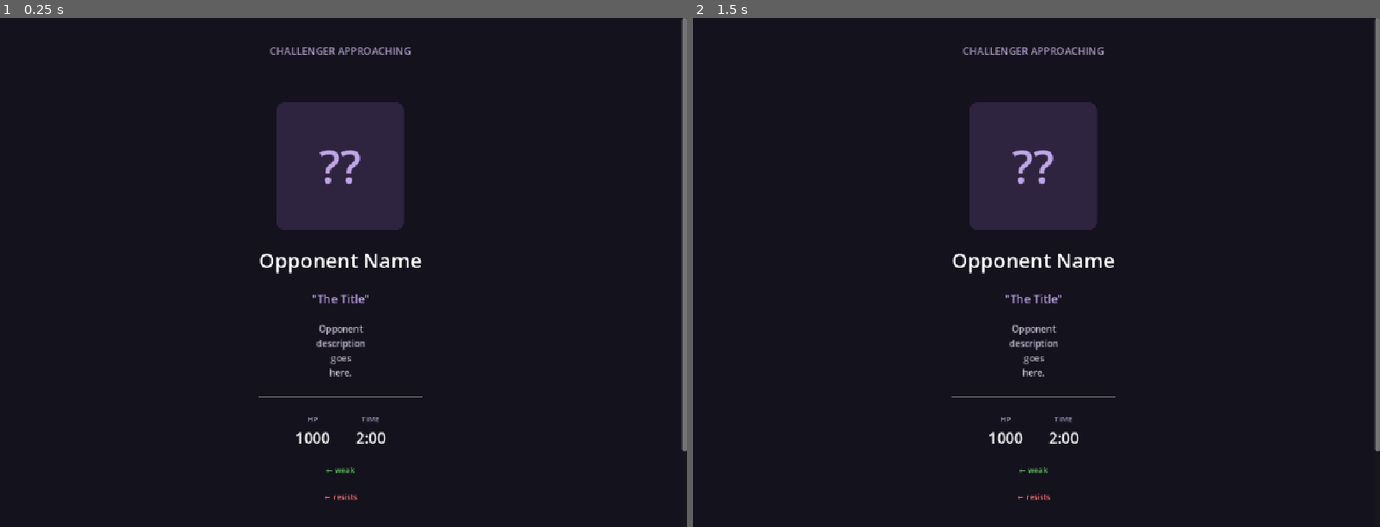
Above: before the commit, frames 1-2 (left to right).
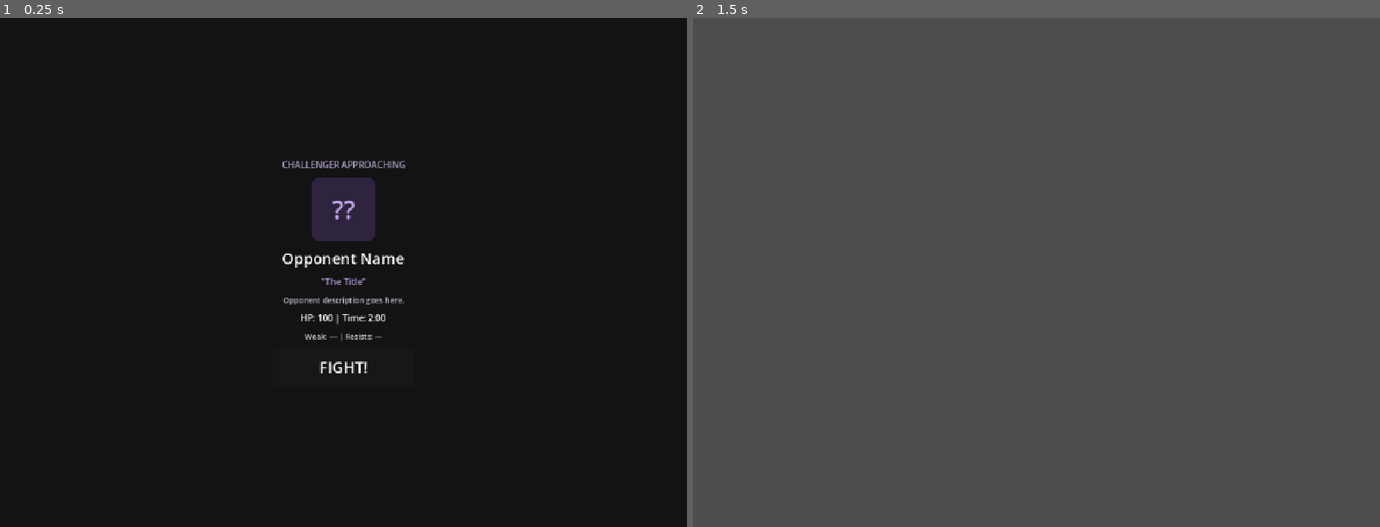
Above: after the commit, the same moments.

Repository: RastinAghighi/PerfumeFusion
Game: Godot game, scene res://scenes/ui/OpponentIntro.tscn
Two runs of this game, one before a commit and one after it. Both use one fixed random seed, a clock stepped at 60 frames per second and the inputs below. This scene is started directly instead of the project's main scene.
Inputs (mouse positions are in pixels of both pictures, inside the frame that each line leads up to):
- Up to frame 1 (0.25 s): no input
- Up to frame 2 (1.5 s): click (1036, 369) at 0.5 s, where only the run after the commit has a clickable "FIGHT!"; tap Enter at 1.25 s; move the mouse to (1187, 247) at 1.27 s; click (1187, 247) at 1.42 s

The runs differ from the first frame. In frame 1, 6.3% of the frame differs, in the area x 37-100%, y 0-95%; in frame 2, 100%, in the area x 0-100%, y 0-100%.

Commit message:
Opponent card info bug fix, finally

Diff:
--- a/scenes/ui/InfoCard.tscn
+++ b/scenes/ui/InfoCard.tscn
@@ -54,6 +54,7 @@
 grow_horizontal = 2
 grow_vertical = 2
 color = Color(0, 0, 0, 0.6)
+mouse_filter = 2
 
 [node name="Holder" type="Control" parent="."]
 anchors_preset = 15
@@ -61,7 +62,7 @@
 anchor_bottom = 1.0
 grow_horizontal = 2
 grow_vertical = 2
-mouse_filter = 2
+mouse_filter = 0
 
 [node name="Card" type="PanelContainer" parent="Holder"]
 custom_minimum_size = Vector2(720, 0)
--- a/scenes/ui/OpponentIntro.tscn
+++ b/scenes/ui/OpponentIntro.tscn
@@ -1,9 +1,6 @@
-[gd_scene load_steps=4 format=3]
+[gd_scene load_steps=3 format=3]
 
 [ext_resource type="Script" path="res://scripts/ui/OpponentIntro.gd" id="1_script"]
-
-[sub_resource type="StyleBoxFlat" id="StyleBoxFlat_bg"]
-bg_color = Color(0.04, 0.03, 0.08, 0.85)
 
 [sub_resource type="StyleBoxFlat" id="StyleBoxFlat_portrait"]
 bg_color = Color(0.18, 0.14, 0.25, 1)
@@ -19,176 +16,110 @@
 anchor_bottom = 1.0
 grow_horizontal = 2
 grow_vertical = 2
+mouse_filter = 2
 script = ExtResource("1_script")
 
-[node name="Background" type="Panel" parent="."]
+[node name="Background" type="ColorRect" parent="."]
 layout_mode = 1
 anchors_preset = 15
 anchor_right = 1.0
 anchor_bottom = 1.0
 grow_horizontal = 2
 grow_vertical = 2
-theme_override_styles/panel = SubResource("StyleBoxFlat_bg")
+color = Color(0, 0, 0, 0.75)
 
-[node name="ScrollContainer" type="ScrollContainer" parent="."]
+[node name="Center" type="CenterContainer" parent="."]
 layout_mode = 1
 anchors_preset = 15
 anchor_right = 1.0
 anchor_bottom = 1.0
 grow_horizontal = 2
 grow_vertical = 2
-horizontal_scroll_mode = 0
+mouse_filter = 2
 
-[node name="CenterMargin" type="MarginContainer" parent="ScrollContainer"]
+[node name="VBox" type="VBoxContainer" parent="Center"]
+custom_minimum_size = Vector2(420, 0)
 layout_mode = 2
-size_flags_horizontal = 3
-size_flags_vertical = 3
-theme_override_constants/margin_left = 30
-theme_override_constants/margin_right = 30
-theme_override_constants/margin_top = 40
-theme_override_constants/margin_bottom = 40
+mouse_filter = 2
+theme_override_constants/separation = 10
 
-[node name="Center" type="CenterContainer" parent="ScrollContainer/CenterMargin"]
+[node name="ChallLabel" type="Label" parent="Center/VBox"]
 layout_mode = 2
-size_flags_horizontal = 3
-size_flags_vertical = 3
-
-[node name="VBox" type="VBoxContainer" parent="ScrollContainer/CenterMargin/Center"]
-layout_mode = 2
-theme_override_constants/separation = 25
-
-[node name="ChallLabel" type="Label" parent="ScrollContainer/CenterMargin/Center/VBox"]
-layout_mode = 2
+mouse_filter = 2
 theme_override_colors/font_color = Color(0.65, 0.6, 0.75, 1)
-theme_override_font_sizes/font_size = 16
+theme_override_font_sizes/font_size = 14
 text = "CHALLENGER APPROACHING"
 horizontal_alignment = 1
 
-[node name="TopSpacer" type="Control" parent="ScrollContainer/CenterMargin/Center/VBox"]
-custom_minimum_size = Vector2(0, 20)
-layout_mode = 2
-
-[node name="Portrait" type="PanelContainer" parent="ScrollContainer/CenterMargin/Center/VBox"]
-custom_minimum_size = Vector2(200, 200)
+[node name="Portrait" type="PanelContainer" parent="Center/VBox"]
+custom_minimum_size = Vector2(100, 100)
 layout_mode = 2
 size_flags_horizontal = 4
+mouse_filter = 2
 theme_override_styles/panel = SubResource("StyleBoxFlat_portrait")
 
-[node name="InitialsLabel" type="Label" parent="ScrollContainer/CenterMargin/Center/VBox/Portrait"]
+[node name="InitialsLabel" type="Label" parent="Center/VBox/Portrait"]
 layout_mode = 2
+mouse_filter = 2
 theme_override_colors/font_color = Color(0.75, 0.65, 0.9, 1)
-theme_override_font_sizes/font_size = 72
+theme_override_font_sizes/font_size = 40
 text = "??"
 horizontal_alignment = 1
 vertical_alignment = 1
 
-[node name="NameLabel" type="Label" parent="ScrollContainer/CenterMargin/Center/VBox"]
+[node name="NameLabel" type="Label" parent="Center/VBox"]
 layout_mode = 2
+mouse_filter = 2
 theme_override_colors/font_color = Color(1, 1, 1, 1)
-theme_override_font_sizes/font_size = 32
+theme_override_font_sizes/font_size = 24
 text = "Opponent Name"
 horizontal_alignment = 1
 
-[node name="TitleLabel" type="Label" parent="ScrollContainer/CenterMargin/Center/VBox"]
+[node name="TitleLabel" type="Label" parent="Center/VBox"]
 layout_mode = 2
+mouse_filter = 2
 theme_override_colors/font_color = Color(0.7, 0.6, 0.85, 1)
-theme_override_font_sizes/font_size = 18
+theme_override_font_sizes/font_size = 14
 text = "\"The Title\""
 horizontal_alignment = 1
 
-[node name="DescLabel" type="Label" parent="ScrollContainer/CenterMargin/Center/VBox"]
-custom_minimum_size = Vector2(0, 0)
+[node name="DescLabel" type="Label" parent="Center/VBox"]
+custom_minimum_size = Vector2(420, 0)
 layout_mode = 2
 size_flags_horizontal = 4
+mouse_filter = 2
 theme_override_colors/font_color = Color(0.75, 0.72, 0.8, 1)
-theme_override_font_sizes/font_size = 14
+theme_override_font_sizes/font_size = 12
 text = "Opponent description goes here."
 horizontal_alignment = 1
 autowrap_mode = 2
+max_lines_visible = 2
 
-[node name="Separator" type="HSeparator" parent="ScrollContainer/CenterMargin/Center/VBox"]
+[node name="StatsLabel" type="Label" parent="Center/VBox"]
 layout_mode = 2
+mouse_filter = 2
+theme_override_colors/font_color = Color(1, 1, 1, 1)
+theme_override_font_sizes/font_size = 14
+text = "HP: 100 | Time: 2:00"
+horizontal_alignment = 1
 
-[node name="StatsRow" type="HBoxContainer" parent="ScrollContainer/CenterMargin/Center/VBox"]
+[node name="TagsLabel" type="Label" parent="Center/VBox"]
+custom_minimum_size = Vector2(420, 0)
 layout_mode = 2
 size_flags_horizontal = 4
-theme_override_constants/separation = 0
-alignment = 1
+mouse_filter = 2
+theme_override_colors/font_color = Color(0.8, 0.8, 0.85, 1)
+theme_override_font_sizes/font_size = 12
+text = "Weak: — | Resists: —"
+horizontal_alignment = 1
+autowrap_mode = 2
 
-[node name="HPBox" type="VBoxContainer" parent="ScrollContainer/CenterMargin/Center/VBox/StatsRow"]
-layout_mode = 2
-alignment = 1
-
-[node name="HPTitle" type="Label" parent="ScrollContainer/CenterMargin/Center/VBox/StatsRow/HPBox"]
-layout_mode = 2
-theme_override_colors/font_color = Color(0.6, 0.55, 0.7, 1)
-theme_override_font_sizes/font_size = 12
-text = "HP"
-horizontal_alignment = 1
-
-[node name="HPValue" type="Label" parent="ScrollContainer/CenterMargin/Center/VBox/StatsRow/HPBox"]
-layout_mode = 2
-theme_override_colors/font_color = Color(1, 1, 1, 1)
-theme_override_font_sizes/font_size = 24
-text = "1000"
-horizontal_alignment = 1
-
-[node name="StatsSpacer" type="Control" parent="ScrollContainer/CenterMargin/Center/VBox/StatsRow"]
-custom_minimum_size = Vector2(40, 0)
-layout_mode = 2
-
-[node name="TimeBox" type="VBoxContainer" parent="ScrollContainer/CenterMargin/Center/VBox/StatsRow"]
-layout_mode = 2
-alignment = 1
-
-[node name="TimeTitle" type="Label" parent="ScrollContainer/CenterMargin/Center/VBox/StatsRow/TimeBox"]
-layout_mode = 2
-theme_override_colors/font_color = Color(0.6, 0.55, 0.7, 1)
-theme_override_font_sizes/font_size = 12
-text = "TIME"
-horizontal_alignment = 1
-
-[node name="TimeValue" type="Label" parent="ScrollContainer/CenterMargin/Center/VBox/StatsRow/TimeBox"]
-layout_mode = 2
-theme_override_colors/font_color = Color(1, 1, 1, 1)
-theme_override_font_sizes/font_size = 24
-text = "2:00"
-horizontal_alignment = 1
-
-[node name="WeakRow" type="HBoxContainer" parent="ScrollContainer/CenterMargin/Center/VBox"]
-layout_mode = 2
-size_flags_horizontal = 4
-theme_override_constants/separation = 10
-alignment = 1
-
-[node name="WeakHint" type="Label" parent="ScrollContainer/CenterMargin/Center/VBox/WeakRow"]
-layout_mode = 2
-theme_override_colors/font_color = Color(0.4, 0.8, 0.4, 1)
-theme_override_font_sizes/font_size = 12
-text = "← weak"
-
-[node name="ResistRow" type="HBoxContainer" parent="ScrollContainer/CenterMargin/Center/VBox"]
-layout_mode = 2
-size_flags_horizontal = 4
-theme_override_constants/separation = 10
-alignment = 1
-
-[node name="ResistHint" type="Label" parent="ScrollContainer/CenterMargin/Center/VBox/ResistRow"]
-layout_mode = 2
-theme_override_colors/font_color = Color(1, 0.45, 0.45, 1)
-theme_override_font_sizes/font_size = 12
-text = "← resists"
-
-[node name="BottomSpacer" type="Control" parent="ScrollContainer/CenterMargin/Center/VBox"]
-custom_minimum_size = Vector2(0, 30)
-layout_mode = 2
-
-[node name="FightButton" type="Button" parent="ScrollContainer/CenterMargin/Center/VBox"]
-custom_minimum_size = Vector2(200, 60)
+[node name="FightButton" type="Button" parent="Center/VBox"]
+custom_minimum_size = Vector2(220, 60)
 layout_mode = 2
 size_flags_horizontal = 4
 theme_override_colors/font_color = Color(1, 1, 1, 1)
 theme_override_font_sizes/font_size = 24
 text = "FIGHT!"
 
-[connection signal="pressed" from="ScrollContainer/CenterMargin/Center/VBox/FightButton" to="." method="_on_fight_pressed"]
+[connection signal="pressed" from="Center/VBox/FightButton" to="." method="_on_fight_pressed"]
--- a/scripts/main/BattleScene.gd
+++ b/scripts/main/BattleScene.gd
@@ -341,9 +341,11 @@
 
 	var container := Control.new()
 	container.set_anchors_preset(Control.PRESET_FULL_RECT)
+	container.mouse_filter = Control.MOUSE_FILTER_IGNORE
 	layer.add_child(container)
 
 	var damage_label := Label.new()
+	damage_label.mouse_filter = Control.MOUSE_FILTER_IGNORE
 	damage_label.text = str(int(amount))
 	damage_label.add_theme_font_size_override("font_size", 48)
 	damage_label.add_theme_color_override("font_outline_color", Color(0, 0, 0, 1))
@@ -370,6 +372,7 @@
 
 	if is_super_effective and not is_resisted:
 		var effect_label := Label.new()
+		effect_label.mouse_filter = Control.MOUSE_FILTER_IGNORE
 		effect_label.text = "SUPER EFFECTIVE!"
 		effect_label.add_theme_font_size_override("font_size", 32)
 		effect_label.add_theme_color_override("font_color", Color(0.3, 1.0, 0.3, 1.0))
@@ -387,6 +390,7 @@
 		etween.tween_property(effect_label, "modulate:a", 0.0, 0.4)
 	elif is_resisted and not is_super_effective:
 		var effect_label := Label.new()
+		effect_label.mouse_filter = Control.MOUSE_FILTER_IGNORE
 		effect_label.text = "RESISTED..."
 		effect_label.add_theme_font_size_override("font_size", 32)
 		effect_label.add_theme_color_override("font_color", Color(0.6, 0.6, 0.6, 1.0))
--- a/scripts/ui/OpponentIntro.gd
+++ b/scripts/ui/OpponentIntro.gd
@@ -2,18 +2,23 @@
 
 signal intro_finished
 
-@onready var vbox: VBoxContainer = $ScrollContainer/CenterMargin/Center/VBox
+@onready var vbox: VBoxContainer = $Center/VBox
 
 
 func _ready() -> void:
-	print("OpponentIntro _ready — children of VBox:")
-	for child in vbox.get_children():
-		print("  ", child.name, " - ", child.get_class())
+	_fix_mouse_filters(self)
 	var fb: Button = vbox.get_node("FightButton") as Button
-	print("FightButton found: ", fb, " connections: ", fb.pressed.get_connections())
+	fb.mouse_filter = Control.MOUSE_FILTER_STOP
+	($Background as Control).mouse_filter = Control.MOUSE_FILTER_STOP
 	if not fb.pressed.is_connected(_on_fight_pressed):
 		fb.pressed.connect(_on_fight_pressed)
-		print("Connected FightButton.pressed in _ready")
+
+
+func _fix_mouse_filters(node: Node) -> void:
+	if node is Control and not (node is Button):
+		(node as Control).mouse_filter = Control.MOUSE_FILTER_IGNORE
+	for child in node.get_children():
+		_fix_mouse_filters(child)
 
 
 func setup(opponent: Dictionary) -> void:
@@ -25,10 +30,8 @@
 	var weaknesses: Array = opponent.get("weakness", [])
 	var resistances: Array = opponent.get("resistance", [])
 
-	# Initials for portrait placeholder
 	var initials: String = ""
-	var parts: PackedStringArray = opp_name.split(" ")
-	for p in parts:
+	for p in opp_name.split(" "):
 		if p.length() > 0:
 			initials += p[0].to_upper()
 	if initials.length() == 0:
@@ -36,72 +39,28 @@
 	vbox.get_node("Portrait/InitialsLabel").text = initials
 
 	vbox.get_node("NameLabel").text = opp_name
-
-	if title != "":
-		vbox.get_node("TitleLabel").text = '"%s"' % title
-	else:
-		vbox.get_node("TitleLabel").text = ""
-
+	vbox.get_node("TitleLabel").text = '"%s"' % title if title != "" else ""
 	vbox.get_node("DescLabel").text = description
-
-	vbox.get_node("StatsRow/HPBox/HPValue").text = str(hp)
 
 	var minutes: int = time_limit / 60
 	var seconds: int = time_limit % 60
-	vbox.get_node("StatsRow/TimeBox/TimeValue").text = "%d:%02d" % [minutes, seconds]
+	vbox.get_node("StatsLabel").text = "HP: %d | Time: %d:%02d" % [hp, minutes, seconds]
 
-	# Weakness tags
-	var weak_row: HBoxContainer = vbox.get_node("WeakRow")
-	for w in weaknesses:
-		var tag := _create_tag(str(w), Color(0.3, 0.85, 0.3, 1.0), Color(0.15, 0.3, 0.15, 1.0))
-		weak_row.add_child(tag)
-		weak_row.move_child(tag, weak_row.get_child_count() - 2)
-	if weaknesses.size() == 0:
-		weak_row.visible = false
-
-	# Resistance tags
-	var resist_row: HBoxContainer = vbox.get_node("ResistRow")
-	for r in resistances:
-		var tag := _create_tag(str(r), Color(1.0, 0.45, 0.45, 1.0), Color(0.35, 0.15, 0.15, 1.0))
-		resist_row.add_child(tag)
-		resist_row.move_child(tag, resist_row.get_child_count() - 2)
-	if resistances.size() == 0:
-		resist_row.visible = false
+	var weak_text: String = _join_list(weaknesses)
+	var resist_text: String = _join_list(resistances)
+	vbox.get_node("TagsLabel").text = "Weak: %s  |  Resists: %s" % [weak_text, resist_text]
 
 
-func _create_tag(text: String, font_color: Color, bg_color: Color) -> PanelContainer:
-	var panel := PanelContainer.new()
-	var style := StyleBoxFlat.new()
-	style.bg_color = bg_color
-	style.corner_radius_top_left = 6
-	style.corner_radius_top_right = 6
-	style.corner_radius_bottom_right = 6
-	style.corner_radius_bottom_left = 6
-	style.content_margin_left = 10
-	style.content_margin_right = 10
-	style.content_margin_top = 4
-	style.content_margin_bottom = 4
-	panel.add_theme_stylebox_override("panel", style)
-
-	var label := Label.new()
-	label.text = text
-	label.add_theme_font_size_override("font_size", 13)
-	label.add_theme_color_override("font_color", font_color)
-	label.horizontal_alignment = HORIZONTAL_ALIGNMENT_CENTER
-	panel.add_child(label)
-
-	return panel
+func _join_list(items: Array) -> String:
+	if items.size() == 0:
+		return "—"
+	var parts: PackedStringArray = []
+	for item in items:
+		parts.append(str(item))
+	return ", ".join(parts)
 
 
 func _on_fight_pressed() -> void:
-	print("FIGHT button pressed")
-	print("FIGHT! Starting battle...")
-	vbox.get_node("FightButton").disabled = true
-	var tween := create_tween()
-	tween.tween_property(self, "modulate:a", 0.0, 0.3)
-	tween.tween_callback(_finish)
-
-
-func _finish() -> void:
+	(vbox.get_node("FightButton") as Button).disabled = true
 	emit_signal("intro_finished")
 	queue_free()
Not shown, added: AGENT_QUICKSTART.md
Not shown, added: AI_INDEX.md
Not shown, added: COMMON_TASKS.md
Not shown, added: PROJECT_CONTEXT.md
Not shown, added: RULES.md
Not shown, added: documents/system/codebase-understanding.md
Not shown, added: documents/system/dependency-map.md
Not shown, added: documents/system/mental-model.md
Not shown, added: documents/system/system-design.md
